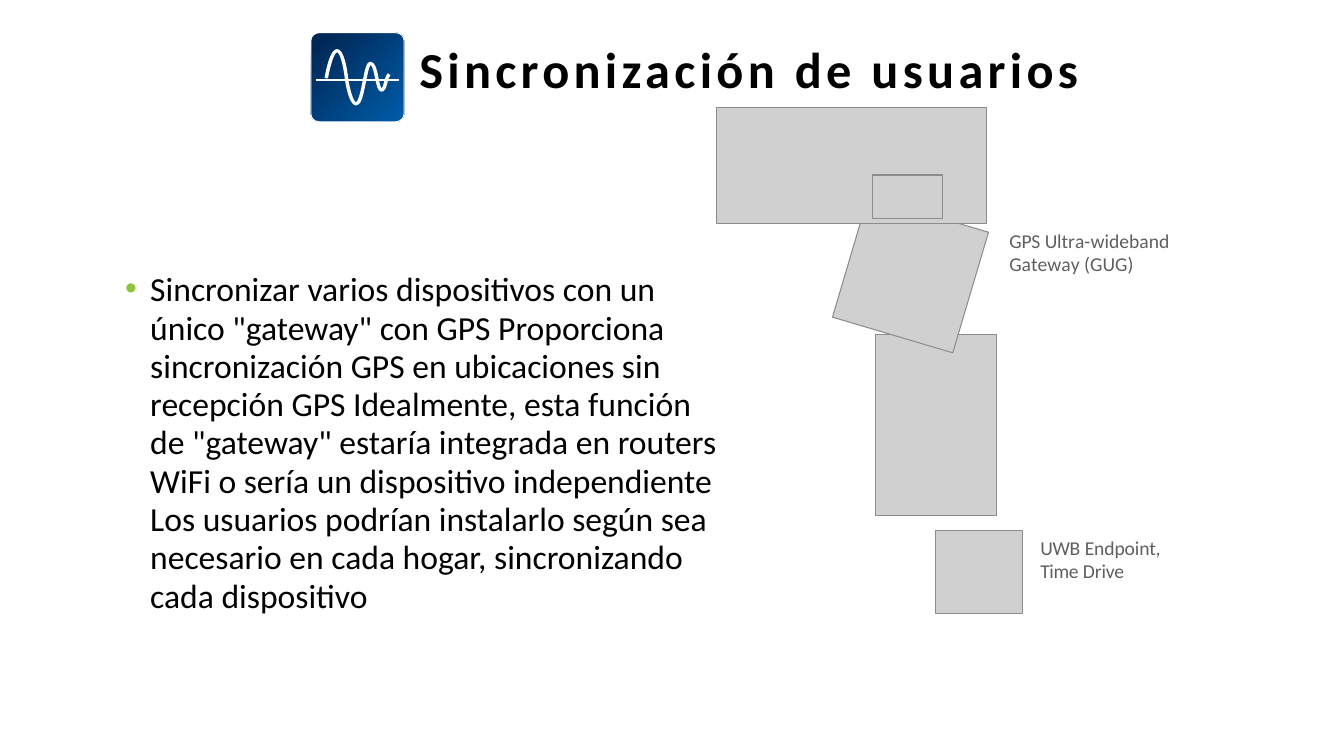
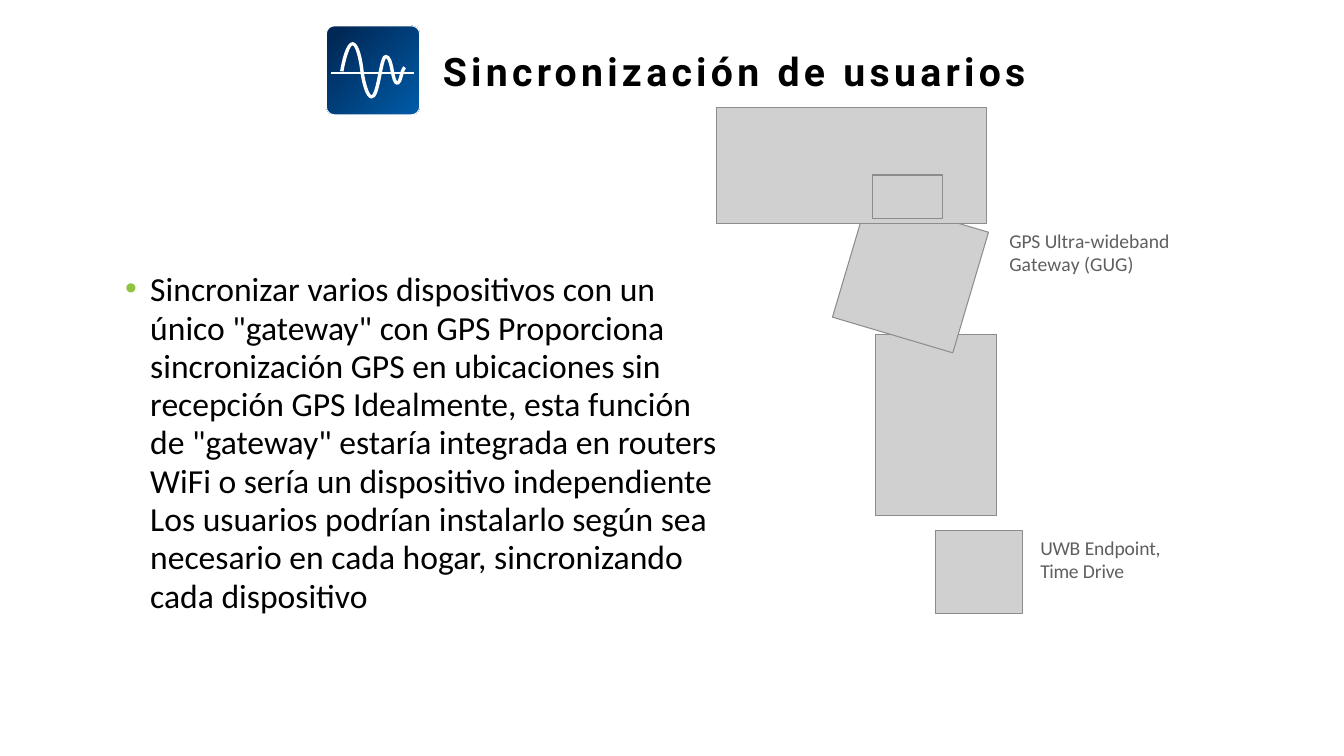
Before and after one commit to SiwaNetwork/QUANTUM, a slide deck: slide 7 of Time-Card/ДОКУМЕНТЫ/МАТЕРИАЛ СТАТЬИ/Синхронизация кейсы на испанском.pptx. Drawn at 1344x756 pixels with LibreOffice and Linux fonts; fonts in the diff are those of the drawing; grey boxes stand for pictures. Boxes give left, top, right and bottom in pixels: in the first picture for what was removed or moved away, otherwise in the second. Text is boxed around its words. In the diff, an @@ line names an element or a change of style, - is before the commit and + after.

```diff
--- a/Time-Card/ДОКУМЕНТЫ/МАТЕРИАЛ СТАТЬИ/Синхронизация кейсы на испанском.pptx
+++ b/Time-Card/ДОКУМЕНТЫ/МАТЕРИАЛ СТАТЬИ/Синхронизация кейсы на испанском.pptx
@@ title "Sincronización de usuarios": place and size @@
-title "Sincronización de usuarios" at [419,52,1077,89]
+title "Sincronización de usuarios" at [150,355,343,532]
@@ title "Sincronización de usuarios" at [150,355,343,532]: size 36 to 28 pt, font Calibri to Roboto @@
@@ 3 freeform shapes: place and size @@
-3 freeform shapes at [311,32,404,121]
+3 freeform shapes at [327,26,420,115]
```
Also in this commit, not shown: 24 other slides changed, 10 slides added, 12 slides removed.
